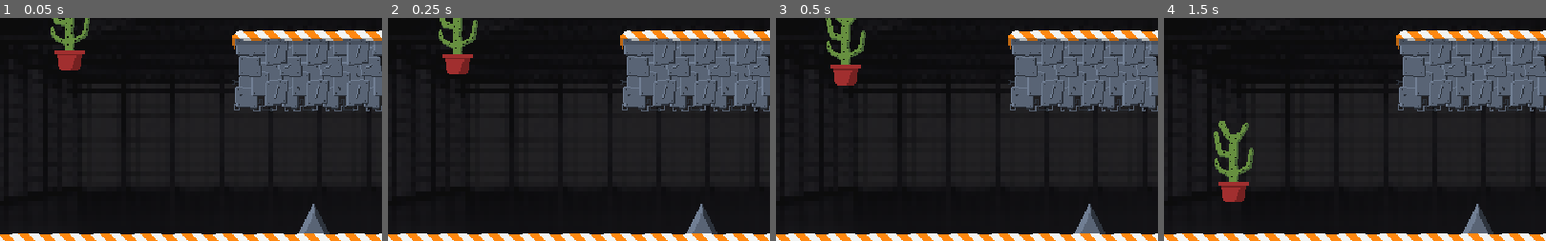
Above: before the commit, frames 1-4 (left to right).
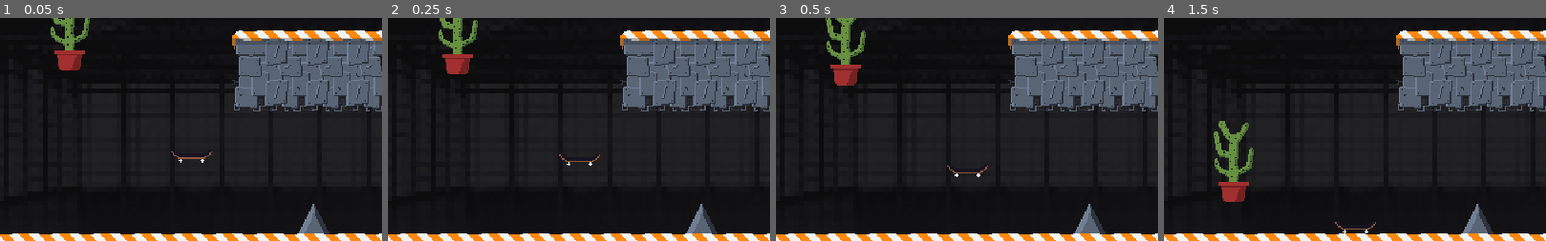
Above: after the commit, the same moments.

Repository: SanderVanhove/GDWJ-31
Game: Godot game, scene res://game.tscn
The game is run twice, just before and just after one commit, with the same random seed, the same clock (stepped at 60 frames per second) and the same inputs.
Inputs (mouse positions are % of the whole screen's width and height, from its top left):
- Up to frame 1 (0.05 s): no input
- Up to frame 2 (0.25 s): no input
- Up to frame 3 (0.5 s): no input
- Up to frame 4 (1.5 s): move the mouse to (45, 70) at 0.52 s; hold Right (ui_right) from 0.53 s (still down); tap Up (ui_up) at 0.77 s; move the mouse to (80, 65) at 1.27 s
The pictures show only the part of the screen within x 14-64%, y 47-97%; the shares and areas given below are measured in that part.

The runs differ from the first frame. In frame 1, 0.1% of the frame differs, in the area x 44-56%, y 59-65%; in frame 2, less than 0.1%; in frame 3, less than 0.1%; in frame 4, less than 0.1%.

Commit message:
Add basic skateboard

Diff:
--- a/Game Jam Game/game.tscn
+++ b/Game Jam Game/game.tscn
@@ -1,10 +1,11 @@
-[gd_scene load_steps=27 format=2]
+[gd_scene load_steps=28 format=2]
 
 [ext_resource path="res://scenes/player.tscn" type="PackedScene" id=1]
 [ext_resource path="res://scenes/spike.tscn" type="PackedScene" id=2]
 [ext_resource path="res://scenes/cactus.tscn" type="PackedScene" id=3]
 [ext_resource path="res://assets/tile_set.png" type="Texture" id=4]
 [ext_resource path="res://assets/background.png" type="Texture" id=5]
+[ext_resource path="res://scenes/skateboard.tscn" type="PackedScene" id=6]
 
 [sub_resource type="ConvexPolygonShape2D" id=1]
 points = PoolVector2Array( 0, 0, 32, 0, 32, 32, 0, 32 )
@@ -214,11 +215,14 @@
 
 [node name="world" type="Node"]
 
-[node name="Sprite" type="Sprite" parent="."]
+[node name="background" type="Sprite" parent="."]
 modulate = Color( 0.145098, 0.141176, 0.145098, 1 )
 position = Vector2( 320, 288 )
 scale = Vector2( 3.85006, 3.85006 )
 texture = ExtResource( 5 )
+
+[node name="skateboard" parent="." instance=ExtResource( 6 )]
+position = Vector2( 256, 288 )
 
 [node name="player" parent="." instance=ExtResource( 1 )]
 position = Vector2( 576, 192 )
@@ -240,5 +244,3 @@
 position = Vector2( 320, 192 )
 current = true
 zoom = Vector2( 0.4, 0.4 )
-
-[node name="ParallaxBackground" type="ParallaxBackground" parent="."]
--- a/Game Jam Game/scenes/hairdryer.tscn
+++ b/Game Jam Game/scenes/hairdryer.tscn
@@ -1,7 +1,7 @@
 [gd_scene load_steps=3 format=2]
 
 [ext_resource path="res://assets/hairdryer.png" type="Texture" id=1]
-[ext_resource path="res://scenes/hairdryer.gd" type="Script" id=2]
+[ext_resource path="res://scripts/hairdryer.gd" type="Script" id=2]
 
 [node name="hairdryer" type="Node2D"]
 script = ExtResource( 2 )
--- /dev/null
+++ b/Game Jam Game/scenes/skateboard.tscn
@@ -0,0 +1,11 @@
+[gd_scene load_steps=2 format=2]
+
+[ext_resource path="res://assets/skateboard.png" type="Texture" id=1]
+
+[node name="skateboard" type="RigidBody2D"]
+
+[node name="Sprite" type="Sprite" parent="."]
+texture = ExtResource( 1 )
+
+[node name="CollisionPolygon2D" type="CollisionPolygon2D" parent="."]
+polygon = PoolVector2Array( -15.9742, -1.97861, -13.0712, -1.97861, -10.1214, 1.06483, 9.96528, 1.01801, 13.0555, -1.88497, 15.9585, -2.02543, 16.0522, -0.105726, 10.8081, 5.04471, 8.46698, 8.08814, 6.4068, 5.09153, -0.00782394, 5.04471, -5.72012, 5.13835, -8.57627, 8.04132, -11.0578, 4.95106, -16.0678, -0.0589027 )
--- a/Game Jam Game/scenes/hairdryer.gd
+++ b/Game Jam Game/scripts/hairdryer.gd
@@ -3,5 +3,4 @@
 
 func _process(delta: float) -> void:
 	var mouse_pos: Vector2 = get_global_mouse_position()
-
 	rotate(get_angle_to(mouse_pos) + PI)
Binary file added: Game Jam Game/assets/skateboard.aseprite
Binary file added: Game Jam Game/assets/skateboard.png
Not shown, added: Game Jam Game/assets/skateboard.png.import
